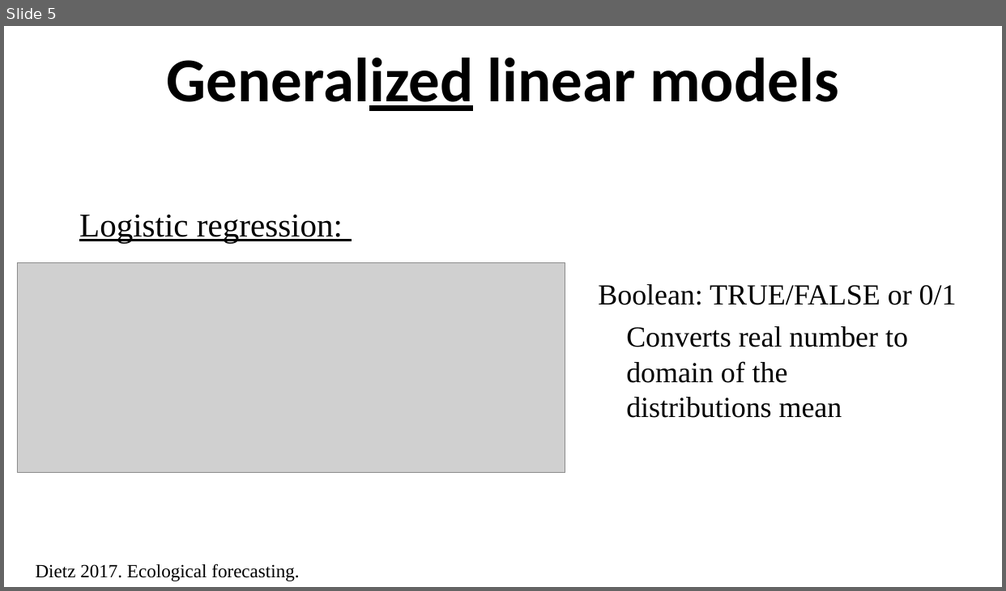
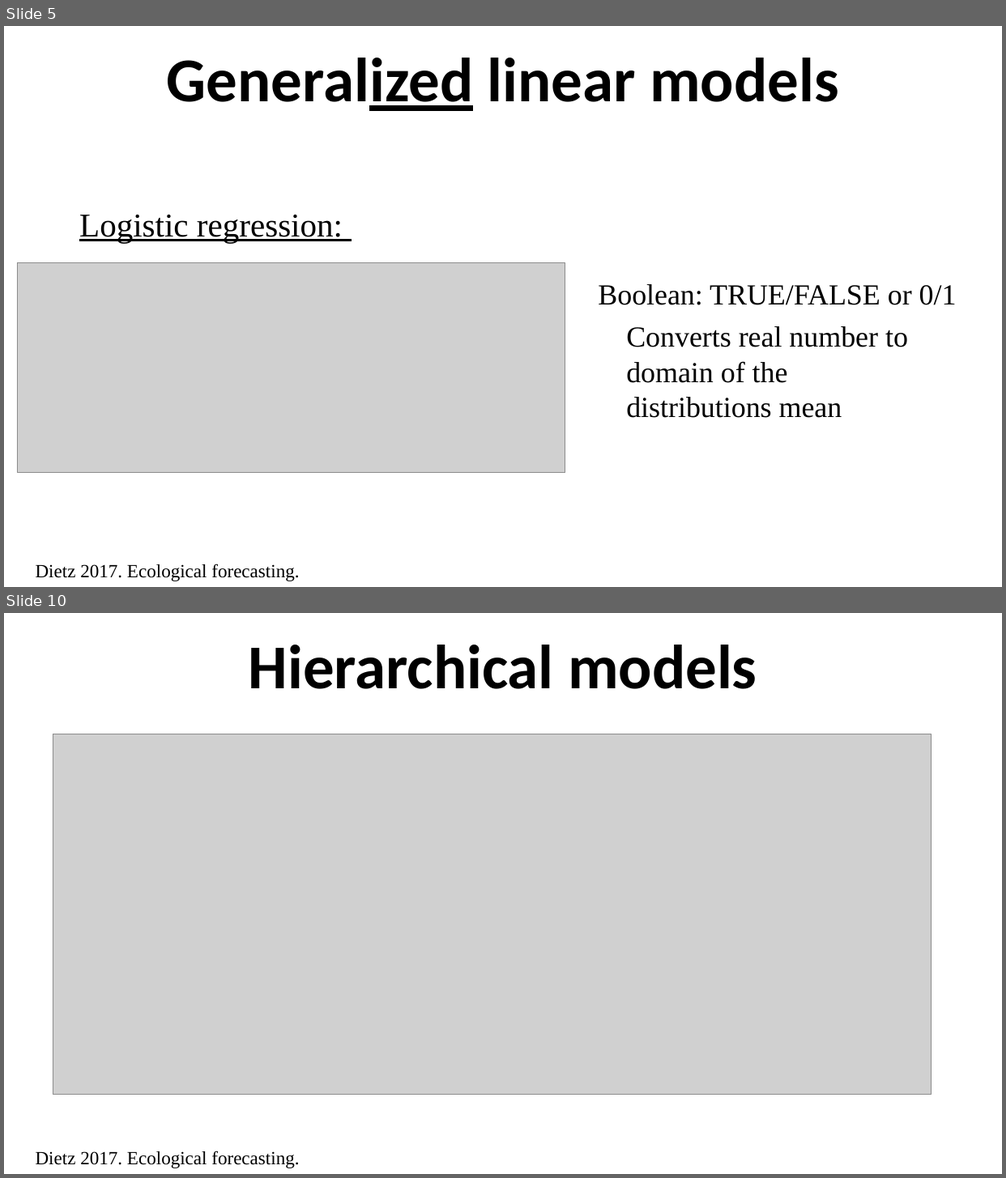
Before and after one commit to ahurford/aarms-summer-school, a slide deck: amy-lectures/Characterizing_Uncertainty.pptx. Shown one above the other, each under a label of ours: slide 5 before the commit, slides 5 and 10 after it; the slides between them are not shown. The pictures are 1006x591 and 1006x1178 pixels, drawn with LibreOffice and Linux fonts; fonts in the diff are those of the drawing; grey boxes stand for pictures. Boxes give left, top, right and bottom in pixels: in the first picture for what was removed or moved away, otherwise in the second. Text is boxed around its words. In the diff, an @@ line names an element or a change of style, - is before the commit and + after.

```diff
--- a/amy-lectures/Characterizing_Uncertainty.pptx
+++ b/amy-lectures/Characterizing_Uncertainty.pptx
@@ slide 10 added at [4,613,1002,1174], background #FFFFFF @@
@@ title added at [249,645,756,689], 60 pt, text #000000, bold @@
+Hierarchical models
@@ picture added at [53,735,931,1094] @@
@@ text added at [36,1151,299,1169], 18 pt, text #000000 @@
+Dietz 2017. Ecological forecasting.
```
Also in this commit, not shown: 5 slides changed, 3 other slides added, 1 other file.
